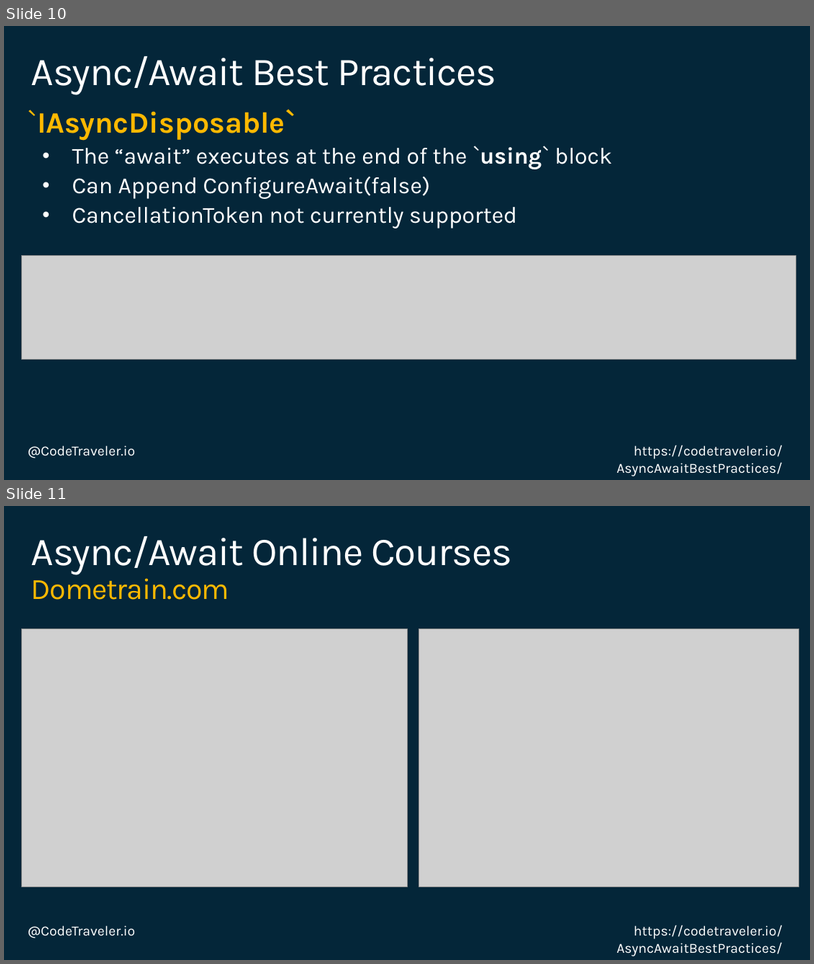
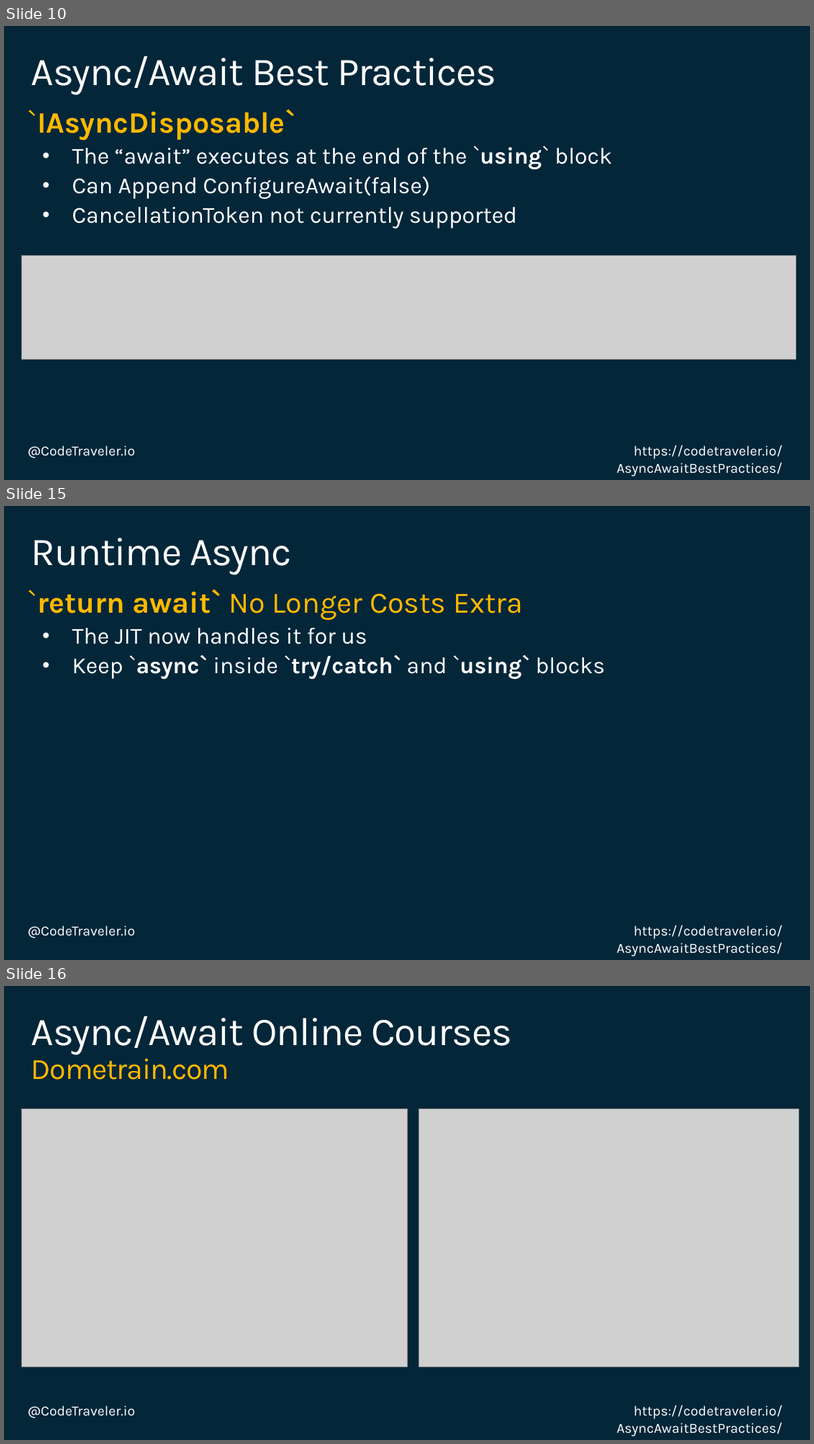
Before and after one commit to TheCodeTraveler/BecomeAnExpertWithAsyncAwait, a slide deck: 2. Correcting Common Async Await Mistakes/AsyncAwaitBestPractices.pptx. Shown one above the other, each under a label of ours: slides 10 and 11 before the commit, slides 10, 15 and 16 after it; the slides between them are not shown. The pictures are 814x964 and 814x1444 pixels, drawn with LibreOffice and Linux fonts; fonts in the diff are those of the drawing; grey boxes stand for pictures; background and template pictures are left out. Boxes give left, top, right and bottom in pixels: in the first picture for what was removed or moved away, otherwise in the second. Text is boxed around its words. In the diff, an @@ line names an element or a change of style, - is before the commit and + after.

Commit message:
Add Runtime Async

```diff
--- a/2. Correcting Common Async Await Mistakes/AsyncAwaitBestPractices.pptx
+++ b/2. Correcting Common Async Await Mistakes/AsyncAwaitBestPractices.pptx
@@ slide 15 added at (x1=4, y1=506, x2=810, y2=960), background #042639; not listed: 2 template elements that a slide beside it also shows @@
@@ title added at (x1=31, y1=538, x2=292, y2=575), 48 pt, text #FFFFFF @@
+Runtime Async
@@ text added at (x1=28, y1=589, x2=606, y2=679), 28 pt, text #FFFFFF @@
+`return await` No Longer Costs Extra
+  • The JIT now handles it for us
+  • Keep `async` inside `try/catch` and `using` blocks
@@ what was slide 11 is now slide 16 @@
```
Also in this commit, not shown: 4 other slides added.
